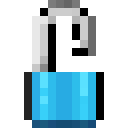
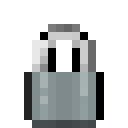
Layered file, before and after one edit (128 x 128). Changes by layer:
added layer "Layer 0 copy" above "Layer 0" over <box>32,72,96,128</box>
hid "Layer 0" over <box>32,72,96,128</box>
showed "locked" over <box>32,24,96,72</box>
hid "unlocked" over <box>32,0,96,72</box>
